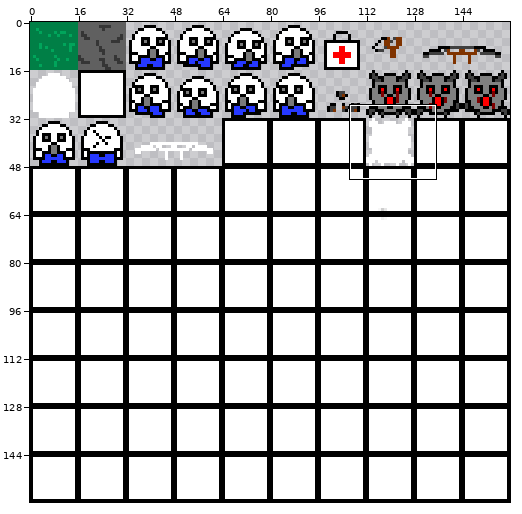
Sprite sheet: bin/spritesheet.png. Above: a wide view before the commit, with the close-up outlined.
Close-up. Earlier state:
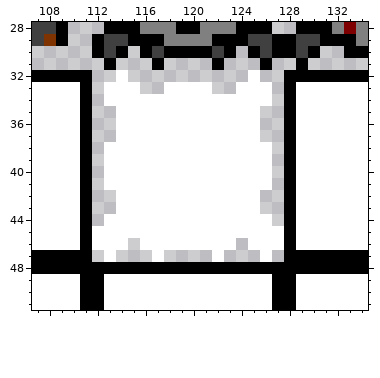
The file is 160x160 pixels. Colours within 5 levels of each other are drawn and written as one. Shown: x 107..134, y 28..51. The commit also changed other parts of the picture, which this record leaves out.
After the commit:
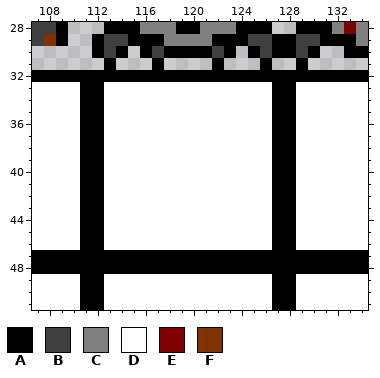
Palette (. is transparent): A #000000  B #404040  C #808080  D #ffffff  E #7f0000  F #7f3300
Changes in this commit:
{"y":32,"x":112,"old":"..D..........D..","new":"AAAAAAAAAAAAAAAA"}
{"y":33,"x":112,"old":".","new":"A"}
{"y":33,"x":116,"old":"..","new":"DD"}
{"y":33,"x":122,"old":"..","new":"DD"}
{"y":33,"x":127,"old":".","new":"A"}
{"y":34,"x":112,"old":".","new":"A"}
{"y":34,"x":127,"old":".","new":"A"}
{"y":35,"x":112,"old":"..","new":"AD"}
{"y":35,"x":126,"old":"..","new":"DA"}
{"y":36,"x":112,"old":"..","new":"AD"}
{"y":36,"x":126,"old":"..","new":"DA"}
{"y":37,"x":112,"old":"..","new":"AD"}
{"y":37,"x":126,"old":"..","new":"DA"}
{"y":38,"x":112,"old":".","new":"A"}
{"y":38,"x":127,"old":".","new":"A"}
{"y":39,"x":112,"old":".","new":"A"}
{"y":39,"x":127,"old":".","new":"A"}
{"y":40,"x":112,"old":".","new":"A"}
{"y":40,"x":127,"old":".","new":"A"}
{"y":41,"x":112,"old":".","new":"A"}
{"y":41,"x":127,"old":".","new":"A"}
{"y":42,"x":112,"old":"..","new":"AD"}
{"y":42,"x":126,"old":"..","new":"DA"}
{"y":43,"x":112,"old":"..","new":"AD"}
{"y":43,"x":126,"old":"..","new":"DA"}
{"y":44,"x":112,"old":".","new":"A"}
{"y":44,"x":127,"old":".","new":"A"}
{"y":45,"x":112,"old":"D","new":"A"}
{"y":45,"x":127,"old":"D","new":"A"}
{"y":46,"x":112,"old":"D","new":"A"}
{"y":46,"x":115,"old":".","new":"D"}
{"y":46,"x":124,"old":".","new":"D"}
{"y":46,"x":127,"old":"D","new":"A"}
{"y":47,"x":112,"old":".D...D....D...D.","new":"AAAAAAAAAAAAAAAA"}
{"label":"changed","picture_box":[92,70,284,262]}
